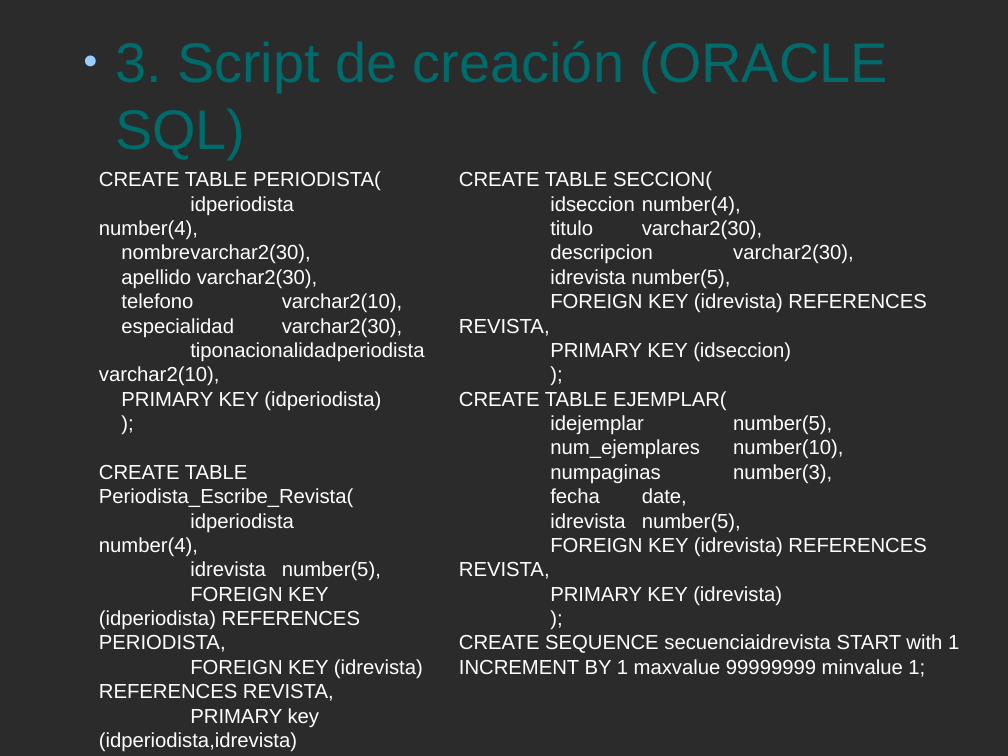
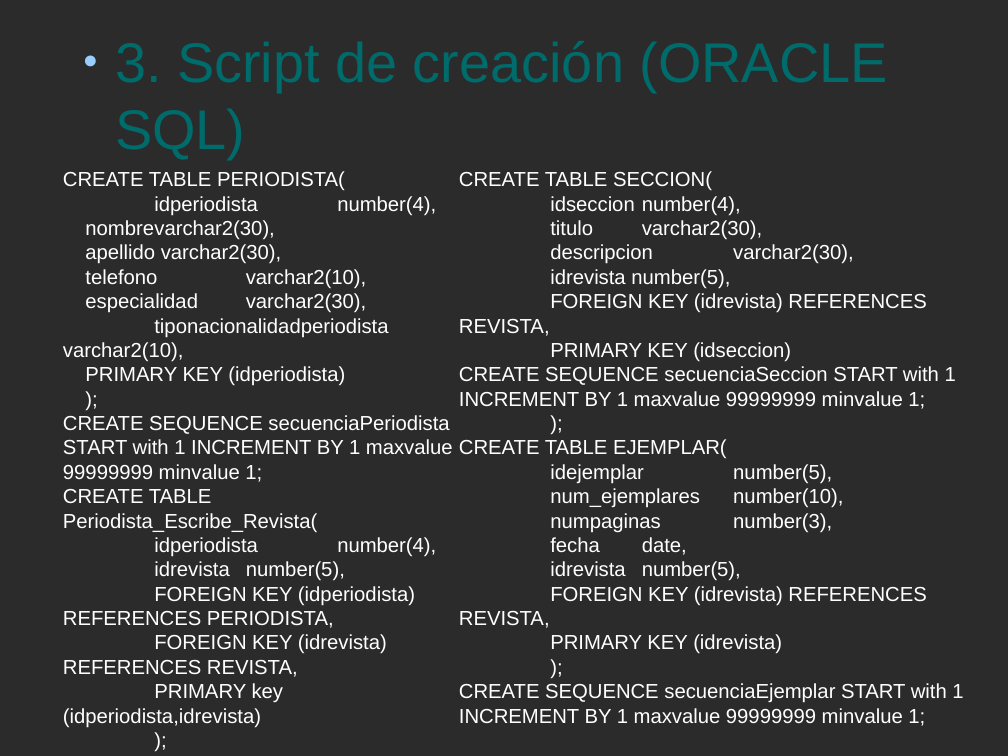
Before and after one commit to fartorr0810/Clases1DawB, a slide deck: slide 12 of BaseDeDatos/Tema3/Presentacion.odp. Drawn at 1008x756 pixels with LibreOffice and Linux fonts; fonts in the diff are those of the drawing; background and template pictures are left out; a plain dark background stands for a picture behind light text. Boxes give left, top, right and bottom in pixels: in the first picture for what was removed or moved away, otherwise in the second. Text is boxed around its words. In the diff, an @@ line names an element or a change of style, - is before the commit and + after.

```diff
--- a/BaseDeDatos/Tema3/Presentacion.odp
+++ b/BaseDeDatos/Tema3/Presentacion.odp
@@ text "CREATE TABLE PERIODISTA(": place and size @@
-text "CREATE TABLE PERIODISTA(" at [99, 171, 424, 752]
+text "CREATE TABLE PERIODISTA(" at [63, 171, 453, 728]
@@ text at [459, 366, 956, 409]: paragraph added @@
+CREATE SEQUENCE secuenciaSeccion START with 1 INCREMENT BY 1 maxvalue 99999999 minvalue 1;
@@ text at [63, 415, 453, 482]: paragraph added @@
+CREATE SEQUENCE secuenciaPeriodista START with 1 INCREMENT BY 1 maxvalue 99999999 minvalue 1;
@@ text at [459, 683, 963, 726]: text changed @@
-CREATE SEQUENCE secuenciaidrevista START with 1 INCREMENT BY 1 maxvalue 99999999 minvalue 1;
+CREATE SEQUENCE secuenciaEjemplar START with 1 INCREMENT BY 1 maxvalue 99999999 minvalue 1;
```
Also in this commit, not shown: 3 other slides changed, 14 other files.
